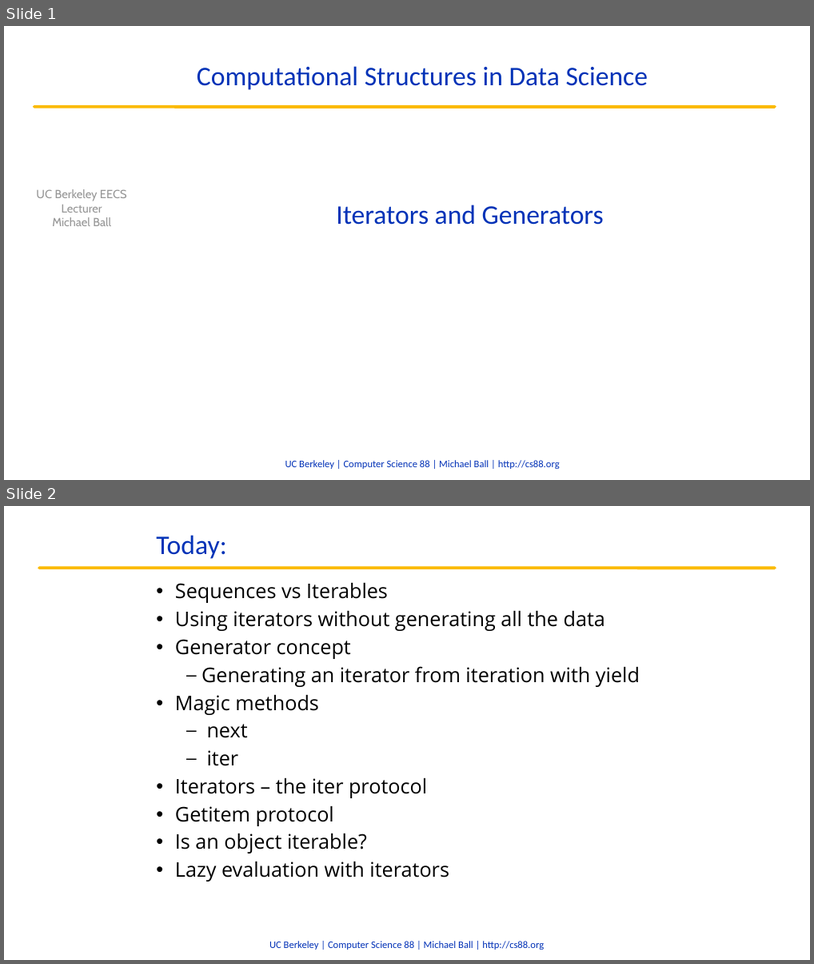
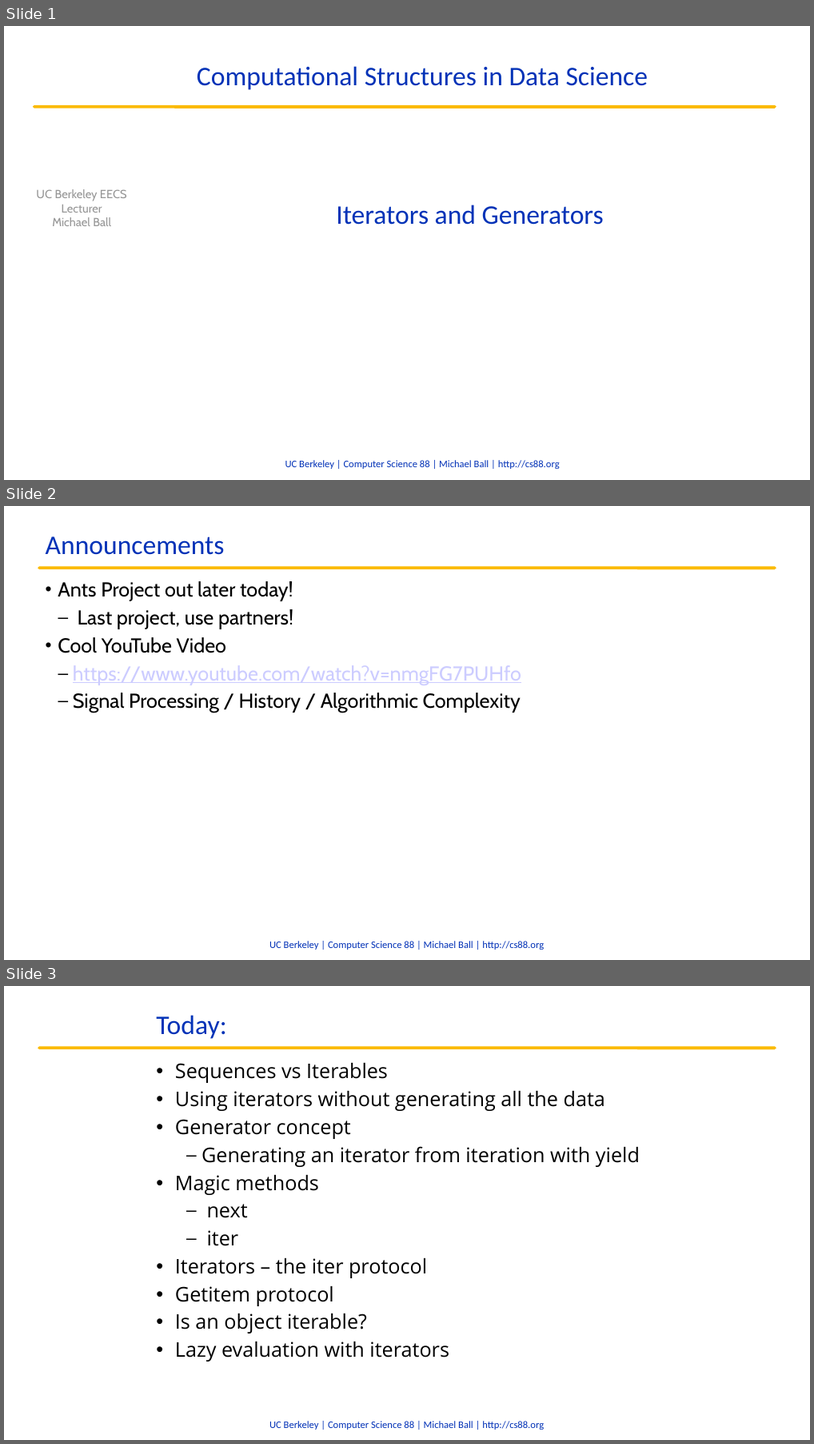
Before and after one commit to cs88-website/fa22, a slide deck: assets/slides/fa22/22-Iterators_and_Generators.pptx. Shown one above the other, each under a label of ours: slides 1 and 2 before the commit, slides 1, 2 and 3 after it. The pictures are 814x964 and 814x1444 pixels, drawn with LibreOffice and Linux fonts; fonts in the diff are those of the drawing; background and template pictures are left out. Boxes give left, top, right and bottom in pixels: in the first picture for what was removed or moved away, otherwise in the second. Text is boxed around its words. In the diff, an @@ line names an element or a change of style, - is before the commit and + after.

```diff
--- a/assets/slides/fa22/22-Iterators_and_Generators.pptx
+++ b/assets/slides/fa22/22-Iterators_and_Generators.pptx
@@ slide 2 added at box(4, 506, 810, 960), background #FFFFFF; not listed: 3 template elements that a slide beside it also shows @@
@@ title added at box(46, 536, 225, 555), 32 pt, text #0332B7 @@
+Announcements
@@ text added at box(58, 581, 522, 713), 24 pt, text #000000 @@
+• Ants Project out later today!
+  – Last project, use partners!
+• Cool YouTube Video
+  – https://www.youtube.com/watch?v=nmgFG7PUHfo
+  – Signal Processing / History / Algorithmic Complexity
@@ what was slide 2 is now slide 3 @@
```
Also in this commit, not shown: 2 other files.
